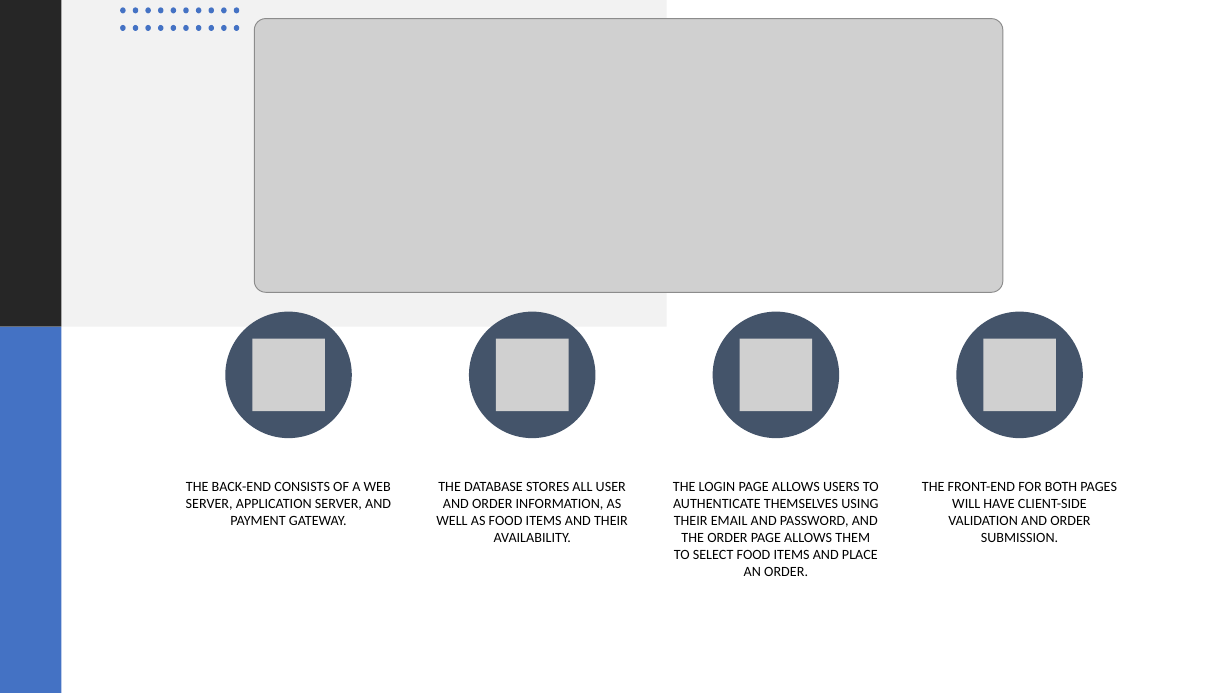
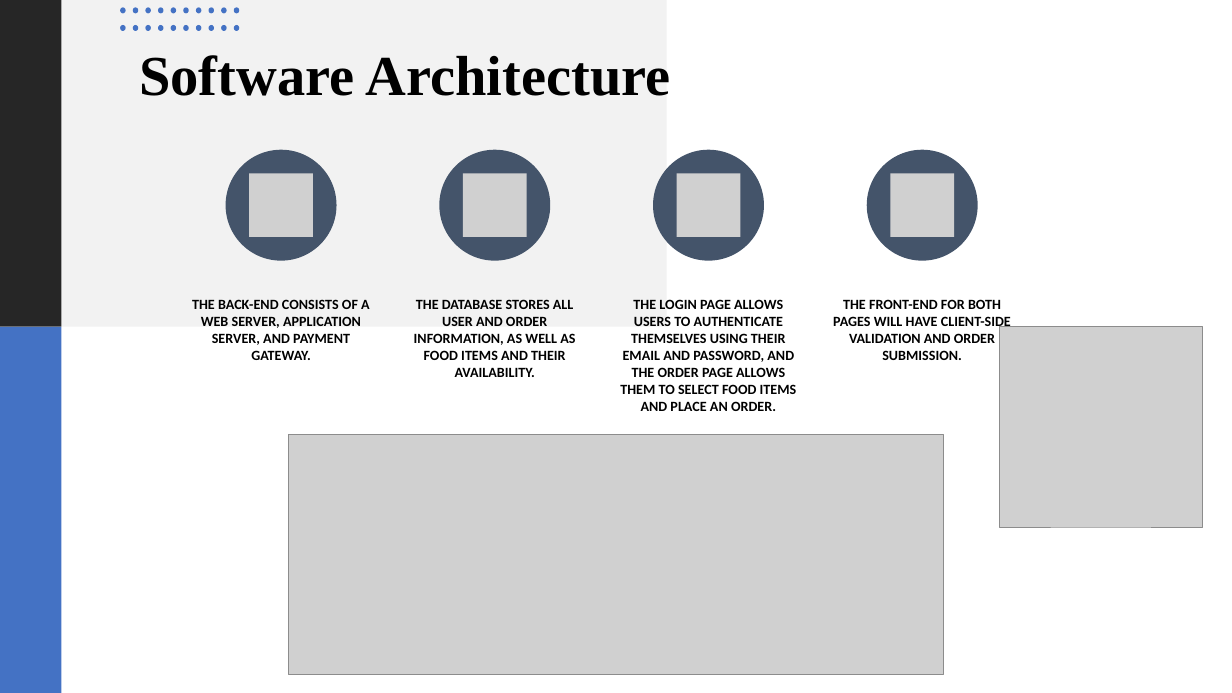
Before and after one commit to EECE3093C/team-project-nontoastermakers, a slide deck: slide 3 of UC Dash Presentation.pptx (slide 4 before the commit). Drawn at 1232x693 pixels with LibreOffice and Linux fonts; fonts in the diff are those of the drawing; grey boxes stand for pictures; background and template pictures are left out. Boxes give left, top, right and bottom in pixels: in the first picture for what was removed or moved away, otherwise in the second. Text is boxed around its words. In the diff, an @@ line names an element or a change of style, - is before the commit and + after.

Commit message:
Updated ppt

```diff
--- a/UC Dash Presentation.pptx
+++ b/UC Dash Presentation.pptx
@@ text added at <box>139,55,671,96</box>, 44 pt, text #000000, bold @@
+Software Architecture
@@ ellipse: place and size @@
-ellipse at <box>957,311,1083,438</box>
+ellipse at <box>226,150,336,261</box>
@@ picture: place and size @@
-picture at <box>252,338,325,411</box>
+picture at <box>250,174,313,238</box>
@@ ellipse: place and size @@
-ellipse at <box>226,311,352,438</box>
+ellipse at <box>439,150,550,261</box>
@@ picture: place and size @@
-picture at <box>496,338,569,411</box>
+picture at <box>463,174,527,238</box>
@@ ellipse: place and size @@
-ellipse at <box>470,311,596,438</box>
+ellipse at <box>653,150,764,261</box>
@@ picture: place and size @@
-picture at <box>739,338,812,411</box>
+picture at <box>677,174,740,238</box>
@@ ellipse: place and size @@
-ellipse at <box>713,311,839,438</box>
+ellipse at <box>867,150,978,261</box>
@@ picture: place and size @@
-picture at <box>983,338,1056,411</box>
+picture at <box>891,174,955,238</box>
@@ text "THE BACK-END CONSISTS OF A ...": place and size @@
-text "THE BACK-END CONSISTS OF A ..." at <box>186,482,391,525</box>
+text "THE BACK-END CONSISTS OF A ..." at <box>192,299,370,360</box>
@@ text "THE DATABASE STORES ALL USER ...": place and size @@
-text "THE DATABASE STORES ALL USER ..." at <box>436,482,628,542</box>
+text "THE DATABASE STORES ALL USER ..." at <box>414,299,575,377</box>
@@ text "THE LOGIN PAGE ALLOWS USERS ...": place and size @@
-text "THE LOGIN PAGE ALLOWS USERS ..." at <box>673,482,879,576</box>
+text "THE LOGIN PAGE ALLOWS USERS ..." at <box>620,299,797,411</box>
@@ bold on in 4 elements at <box>192,299,370,360</box>, <box>414,299,575,377</box>, <box>620,299,797,411</box>, <box>833,299,1011,360</box> @@
@@ text "THE FRONT-END FOR BOTH PAGES ...": place and size @@
-text "THE FRONT-END FOR BOTH PAGES ..." at <box>922,482,1117,542</box>
+text "THE FRONT-END FOR BOTH PAGES ..." at <box>833,299,1011,360</box>
@@ picture added at <box>999,327,1202,528</box> @@
@@ picture: place and size @@
-picture at <box>254,18,1003,292</box>
+picture at <box>288,434,944,674</box>
```
Also in this commit, not shown: 2 other slides changed.
